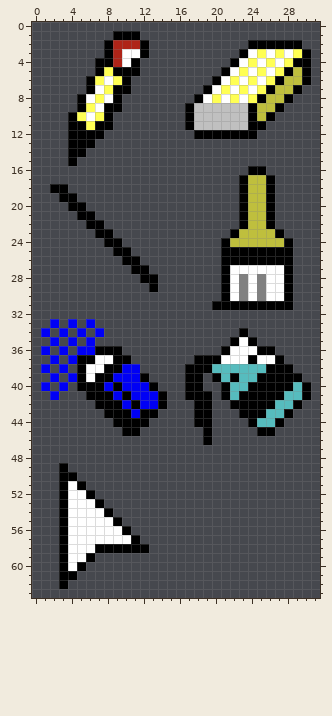
File history of a pixel-art sprite, public/assets/icons.png. Above, as it was before the edit.
The file is 32x64 pixels.
After:
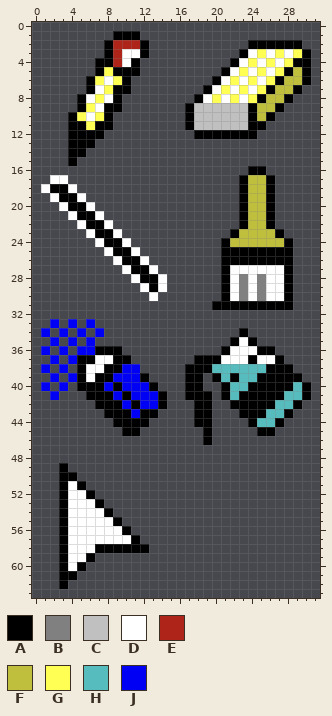
Palette (. is transparent): A #000000  B #808080  C #c0c0c0  D #ffffff  E #af2418  F #bfbf3d  G #ffff54  H #56bcbe  J #0000f5
Change:
The author put colour D in row 17 at x 2 to 3; in row 18 at x 1 and 4; in row 19 at x 2 and 5; in row 20 at x 3 and 6; in row 21 at x 4 and 7; in row 22 at x 5 and 8.
The author put colour D in row 23 at x 6 and 9; in row 24 at x 7 and 10; in row 25 at x 8 and 11; in row 26 at x 9 and 12; in row 27 at x 10 and 13; in row 28 at x 11 and 14.
The author put colour D in row 29 at x 12 and 14; in row 30 at x 13.
Pixel boxes of the changes (left, top, right, bottom) in both pictures:
added: (41, 175, 167, 301)
